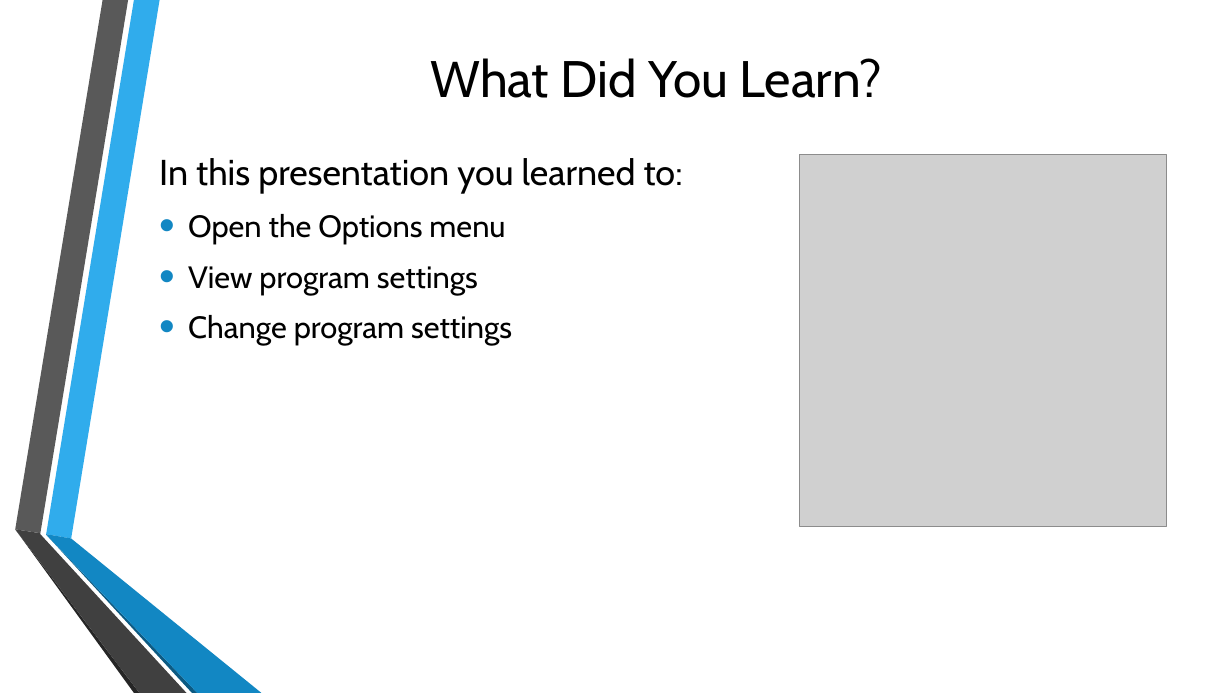
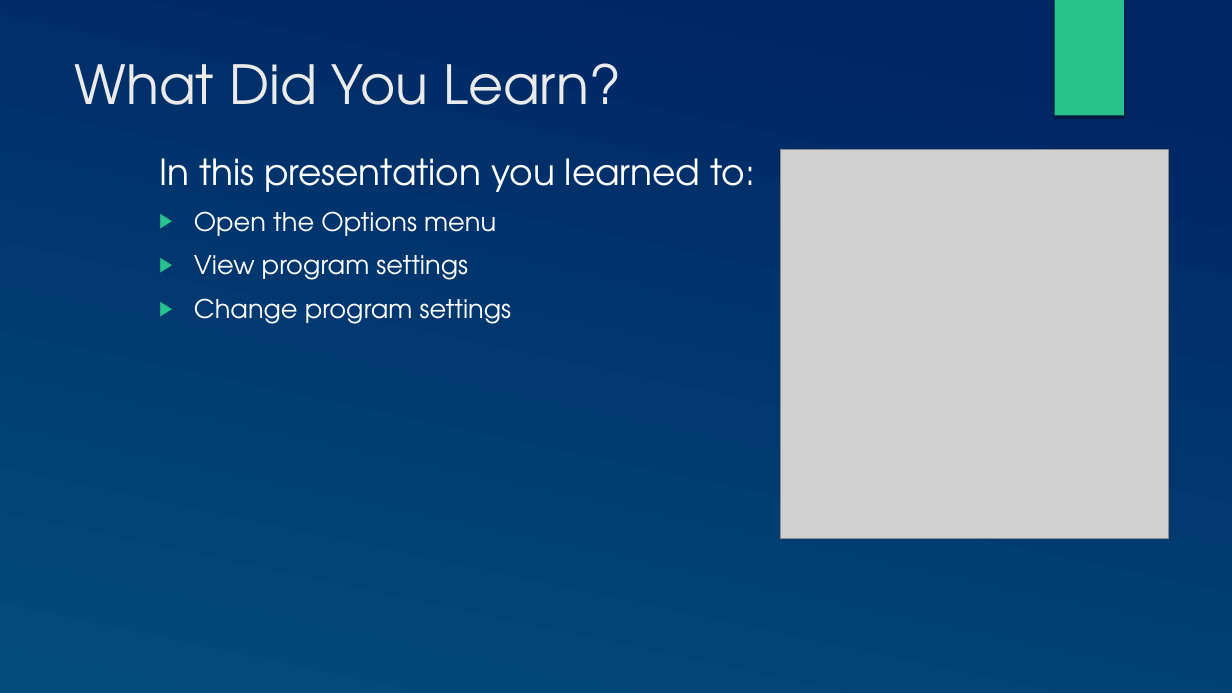
Before and after one commit to mondele/btt-writer-docs, a slide deck: slide 9 of docs/DChangeSettings.pptx. Drawn at 1232x693 pixels with LibreOffice and Linux fonts; fonts in the diff are those of the drawing; grey boxes stand for pictures; background and template pictures are left out. Boxes give left, top, right and bottom in pixels: in the first picture for what was removed or moved away, otherwise in the second. Text is boxed around its words. In the diff, an @@ line names an element or a change of style, - is before the commit and + after.

```diff
--- a/docs/DChangeSettings.pptx
+++ b/docs/DChangeSettings.pptx
@@ background picture (left out) to gradient #002664 to #024E7B @@
@@ rectangle added at bbox=[1055, 0, 1124, 116], fill #28C28C @@
@@ title "What Did You Learn?": place and size @@
-title "What Did You Learn?" at bbox=[430, 58, 882, 98]
+title "What Did You Learn?" at bbox=[75, 63, 621, 105]
@@ title "What Did You Learn?" at bbox=[75, 63, 621, 105]: size 40 to 42 pt, font Cabin to TeX Gyre Adventor, text colour #000000 to #EBEBEB; alignment centre to left; vertical alignment middle to top @@
@@ text "In this presentation you learned ..." at bbox=[159, 158, 755, 324]: font Cabin to TeX Gyre Adventor, text colour #000000 to #FFFFFF; size 24 to 20 pt in "Open the Options menu", "View program settings", "Change program settings"; less space between paragraphs; bullet • to ▶; bullet colour #1287C3 to #28C28C @@
@@ picture: place and size @@
-picture at bbox=[799, 154, 1166, 527]
+picture at bbox=[781, 149, 1169, 539]
@@ group removed at bbox=[15, 0, 262, 693]: 6 freeform shapes @@
```
Also in this commit, not shown: 8 other slides changed, 1 other file.
